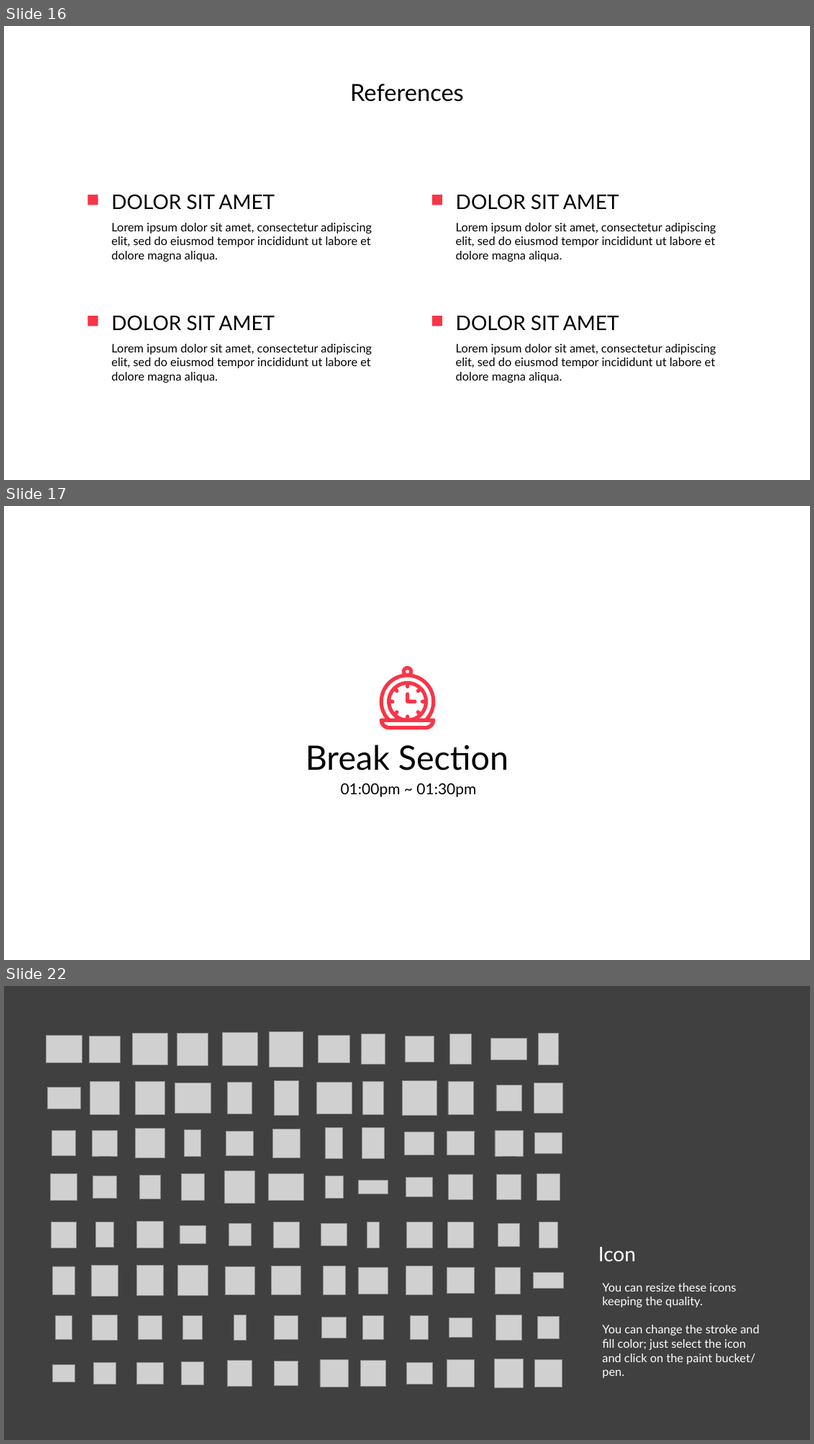
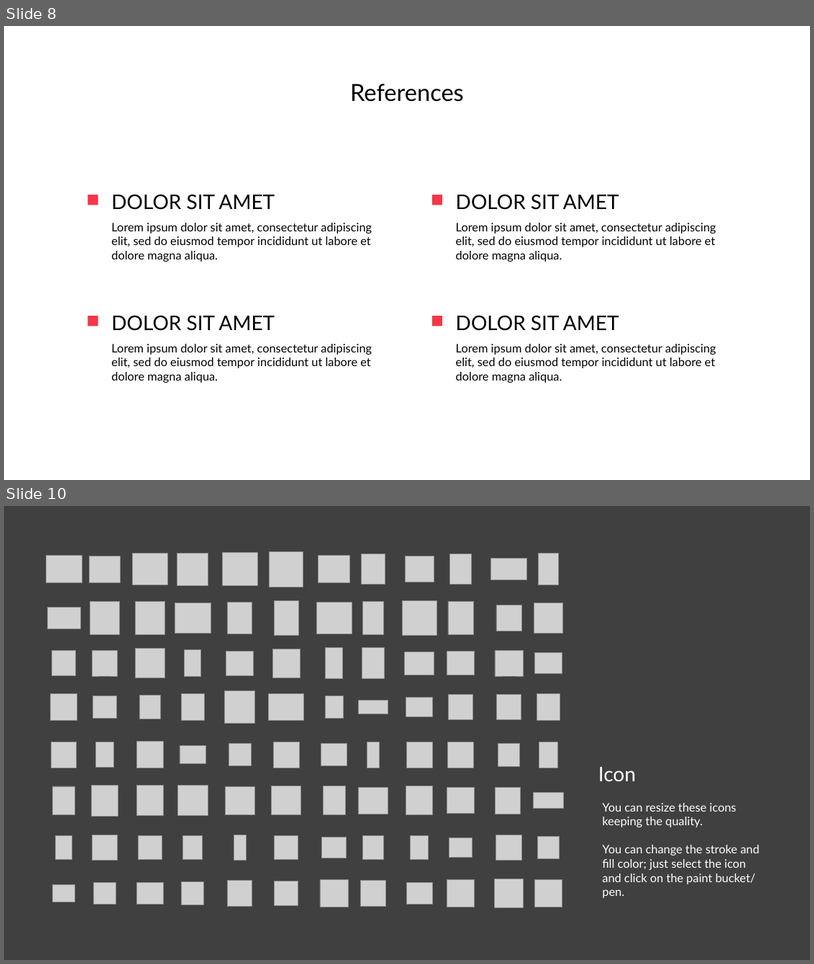
Before and after one commit to alwegr/gorodinec-graduate-project, a slide deck: misc/презентация/Городинец А.Д. ИСП-20.pptx. Shown one above the other, each under a label of ours: slides 16, 17 and 22 before the commit, slides 8 and 10 after it; the slides between them are not shown. The pictures are 814x1444 and 814x964 pixels, drawn with LibreOffice and Linux fonts; fonts in the diff are those of the drawing; grey boxes stand for pictures; background and template pictures are left out. Boxes give left, top, right and bottom in pixels: in the first picture for what was removed or moved away, otherwise in the second. Text is boxed around its words. In the diff, an @@ line names an element or a change of style, - is before the commit and + after.

```diff
--- a/misc/презентация/Городинец А.Д. ИСП-20.pptx
+++ b/misc/презентация/Городинец А.Д. ИСП-20.pptx
@@ slide 17 removed at bbox=[4, 506, 810, 960], background picture (left out) @@
@@ rectangle removed at bbox=[156, 574, 659, 891] @@
@@ freeform shape removed at bbox=[378, 664, 436, 730] @@
@@ freeform shape removed at bbox=[404, 691, 417, 704] @@
@@ text removed at bbox=[306, 744, 509, 770] @@
-Break Section
@@ text removed at bbox=[341, 782, 476, 797] @@
-01:00pm ~ 01:30pm
@@ what was slide 16 is now slide 8 @@
@@ what was slide 22 is now slide 10 @@
```
Also in this commit, not shown: 4 slides changed, 4 slides added, 16 other slides removed, 42 other files.
